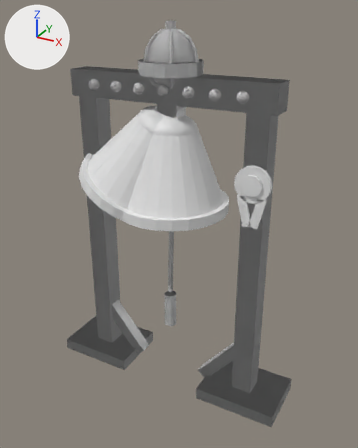
Before and after pictures for a commit that changed the glTF model godot/assets3d/props/quest_bell.glb.
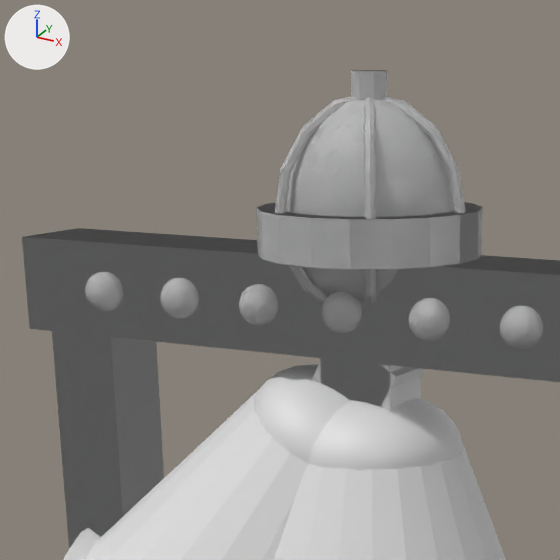
The first picture shows the older version from a camera (50 mm lens) standing at (0.893, -1.566, 1.496) and looking at (0.028, 0.007, 0.71). The close-ups show the older and then the newer version on the part from 18% to 63% of the width and 0% to 36% of the height of that picture. Only the edits that show in the close-ups are written down. The lights are fixed; the arrows at upper left show +X, +Y and +Z. Vertices at exactly the same position are counted once.

The first close-up shows 'look_off', 'look_on'.
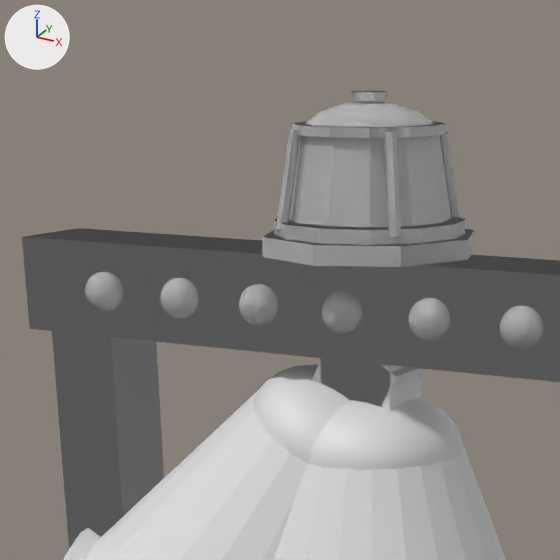
Pixel boxes [x1, y1, x2, y2] of what changed, in the close-ups (560 x 560 px):
'look_on', reshaped: before [22, 70, 560, 560]; after [64, 101, 543, 560]
'look_off', reshaped: before [85, 100, 542, 560]; after [22, 91, 560, 560]
part 1 of me_me, added: after [289, 135, 451, 227]
part 2 of me_me, added: after [305, 101, 412, 138]
part 3 of me_me, added: after [293, 121, 446, 138]
part 4 of me_me, added: after [351, 91, 387, 101]
part 5 of me_me, cut back: before [285, 100, 455, 296]; after [262, 126, 474, 267]
part 6 of me_me_030, added: after [313, 101, 433, 139]
part 7 of me_me_030, deleted (mostly hidden): before [302, 97, 466, 213]
part 8 of me_me_030, deleted: before [351, 70, 387, 100]
part 9 of me_me_030, cut back: before [256, 97, 483, 307]

The change, as a list of edits to the scene's bpy script:
```text
Change me_me:
    used by ob_look_off; location = (0.0, 0.0, 0.0)
    remove me_me.from_pydata(...)  # 2133 vertices, 4236 faces; spans x -0.508..0.508, y -0.221..0.221, z 0.0..1.451
    add me_me.from_pydata(...)  # 1789 vertices, 3520 faces; spans x -0.508..0.508, y -0.221..0.221, z 0.0..1.433
    me_me part 1: a new loose piece, a 12-sided cut cone along z (radius 0.082 at the low end, 0.069 at the high end) spanning x -0.082..0.082, y -0.082..0.082, z 1.314..1.393
    me_me part 2: a new loose piece, a UV sphere (12 segments, 8 rings, poles along z) spanning x -0.069..0.069, y -0.069..0.069, z 1.358..1.424
    me_me part 3: a new loose piece, a 12-sided cylinder along z spanning x -0.0752..0.0752, y -0.0752..0.0752, z 1.3943..1.4033
    me_me part 4: a new loose piece, an 8-sided cylinder along z spanning x -0.0181..0.0181, y -0.0181..0.0181, z 1.4249..1.4326
    me_me part 5: 31 vertices moved from x -0.112..0.112, y -0.113..0.113, z 1.279..1.325 to x -0.111..0.111, y -0.111..0.111, z 1.281..1.313; 407 vertices removed from x -0.091..0.091, y -0.106..0.113, z 1.218..1.431; 57 vertices added at x -0.096..0.07, y -0.07..0.111, z 1.281..1.4
    other edits to the shape of me_me do not show in these pictures
Change me_me_030:
    used by ob_look_on; location = (0.0, 0.0, 0.0)
    remove me_me_030.from_pydata(...)  # 2211 vertices, 4372 faces; spans x -0.508..0.508, y -0.221..0.221, z 0.0..1.451
    add me_me_030.from_pydata(...)  # 1867 vertices, 3656 faces; spans x -0.508..0.508, y -0.221..0.221, z 0.0..1.433
    me_me_030 part 6: a new loose piece, a UV sphere (12 segments, 8 rings, poles along z) spanning x -0.069..0.069, y -0.069..0.069, z 1.358..1.424
    me_me_030 part 7: the loose piece of 128 vertices spanning x -0.107..0.107, y -0.005..0.005, z 1.218..1.431 is deleted
    me_me_030 part 8: the loose piece of 16 vertices spanning x -0.018..0.018, y -0.018..0.018, z 1.424..1.451 is deleted
    me_me_030 part 9: 31 vertices moved from x -0.112..0.112, y -0.113..0.113, z 1.279..1.325 to x -0.111..0.111, y -0.111..0.111, z 1.281..1.313; 407 vertices removed from x -0.091..0.091, y -0.106..0.113, z 1.218..1.431; 57 vertices added at x -0.096..0.07, y -0.07..0.111, z 1.281..1.4
    other edits to the shape of me_me_030 do not show in these pictures
```
